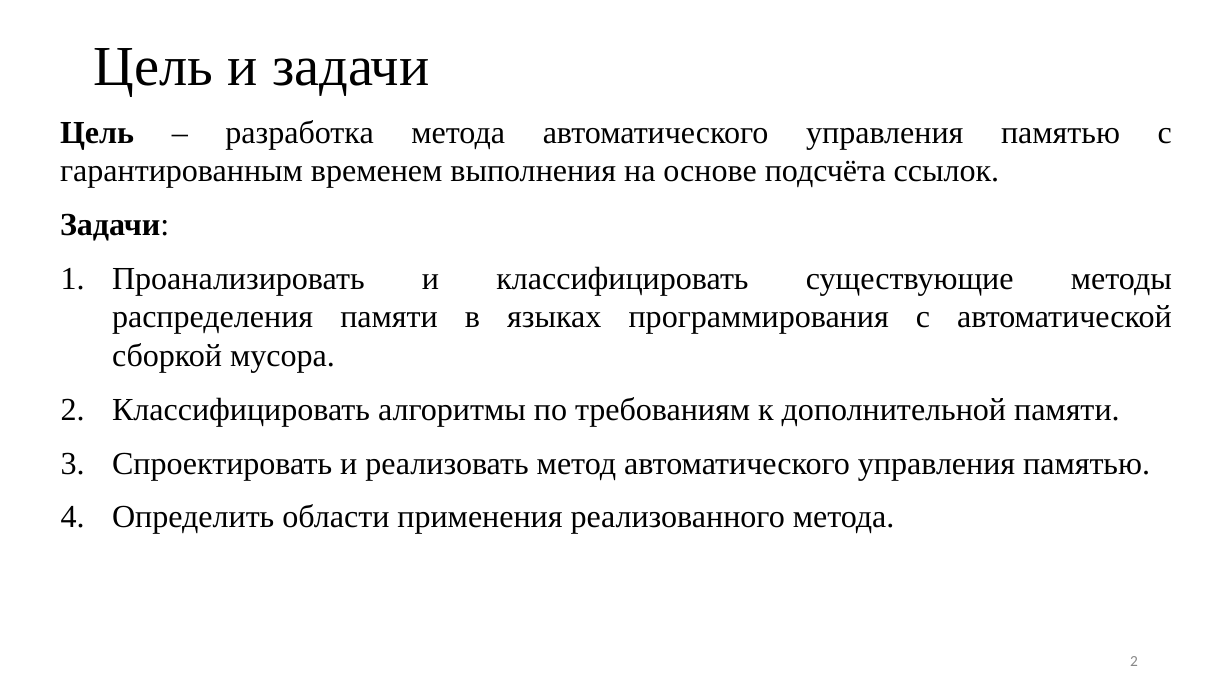
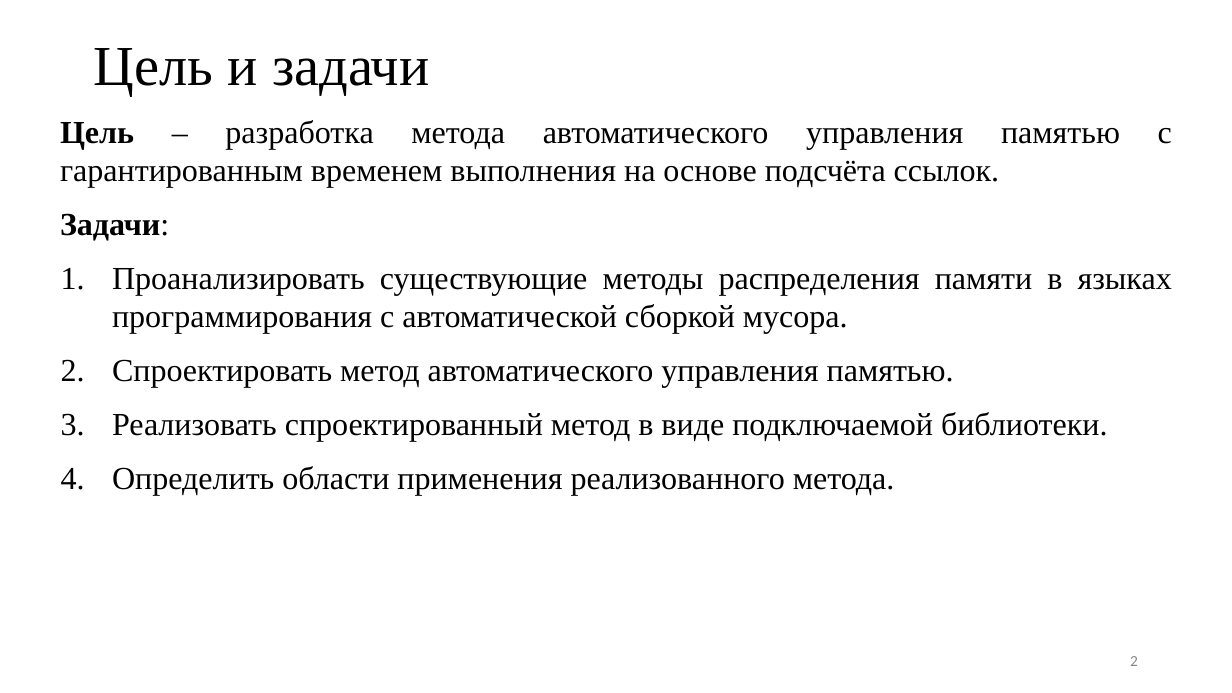
Before and after one commit to Inspirate789/alloc, a slide deck: slide 2 of docs/presentation/bachelor-thesis.pptx. Drawn at 1232x693 pixels with LibreOffice and Linux fonts; fonts in the diff are those of the drawing. Boxes give left, top, right and bottom in pixels: in the first picture for what was removed or moved away, otherwise in the second. Text is boxed around its words. In the diff, an @@ line names an element or a change of style, - is before the commit and + after.

```diff
--- a/docs/presentation/bachelor-thesis.pptx
+++ b/docs/presentation/bachelor-thesis.pptx
@@ text at (x1=112, y1=268, x2=1172, y2=442): text changed @@
-1. Проанализировать и классифицировать существующие методы распределения памяти в языках программирования с автоматической сборкой мусора.
-2. Классифицировать алгоритмы по требованиям к дополнительной памяти.
-3. Спроектировать и реализовать метод автоматического управления памятью.
+1. Проанализировать существующие методы распределения памяти в языках программирования с автоматической сборкой мусора.
+2. Спроектировать метод автоматического управления памятью.
+3. Реализовать спроектированный метод в виде подключаемой библиотеки.
```
Also in this commit, not shown: 6 other slides changed, 4 slides added, 4 slides removed, 13 other files.
